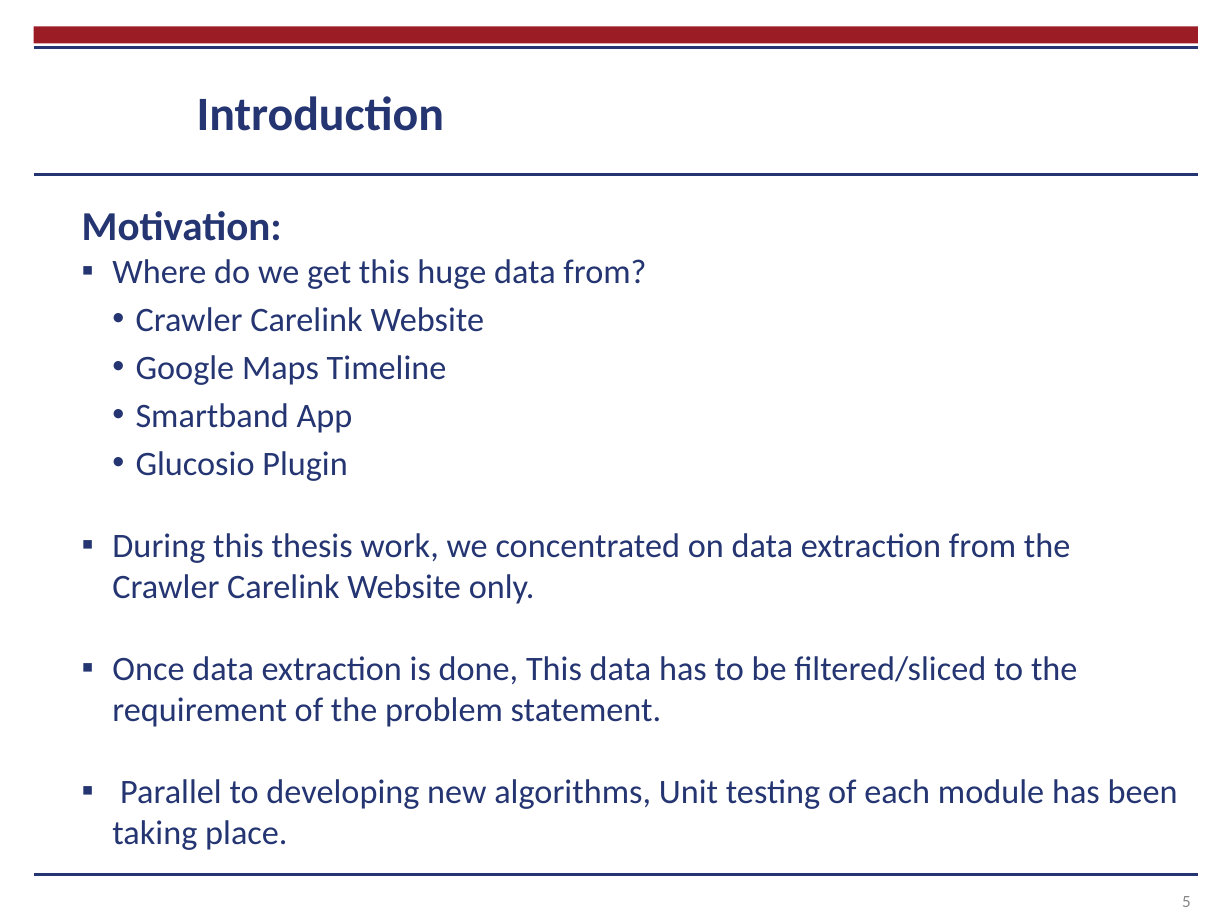
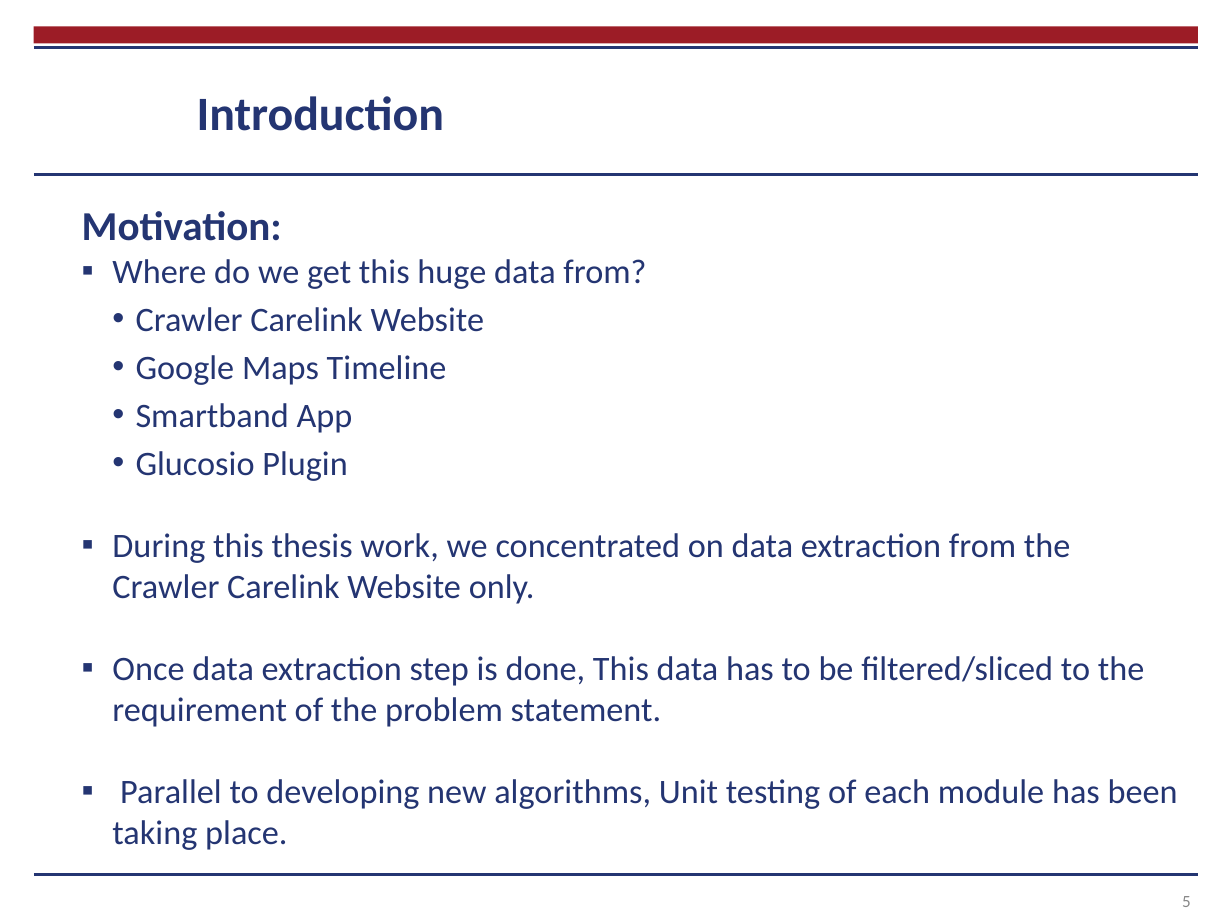
Before and after one commit to chikhalenakush/Report, a slide deck: slide 5 of Thesis presentation.pptx. Drawn at 1232x924 pixels with LibreOffice and Linux fonts; fonts in the diff are those of the drawing; background and template pictures are left out. Boxes give left, top, right and bottom in pixels: in the first picture for what was removed or moved away, otherwise in the second. Text is boxed around its words. In the diff, an @@ line names an element or a change of style, - is before the commit and + after.

```diff
--- a/Thesis presentation.pptx
+++ b/Thesis presentation.pptx
@@ text at box(112, 656, 1144, 727): text changed @@
-  ▪ Once data extraction is done, This data has to be filtered/sliced to the requirement of the problem statement.
+  ▪ Once data extraction step is done, This data has to be filtered/sliced to the requirement of the problem statement.
```
Also in this commit, not shown: 12 other slides changed, 2 slides added, 1 other file.
